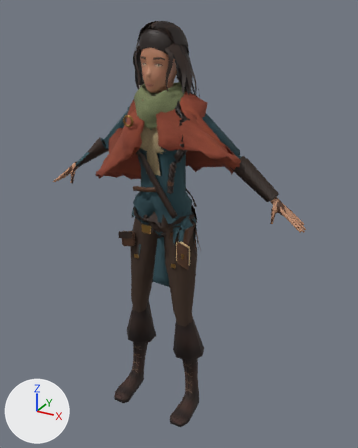
The glTF model public/models/ranger/daria-pass01.glb: old version first, new version second.
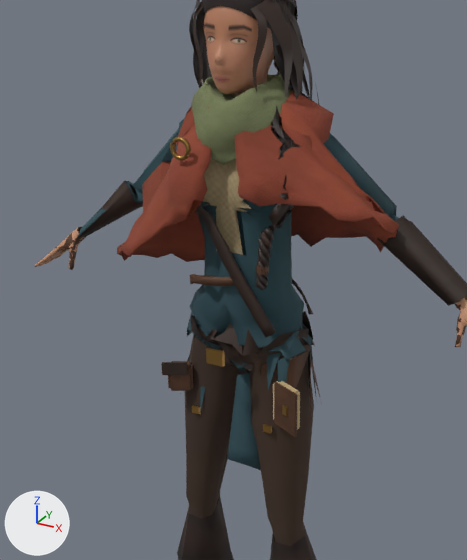
Each version appears first whole from a camera (50 mm lens) standing at (2.38, -4.01, 4.2) and looking at (0.13, 0.08, 2.15), and next in a close-up on the part from 10% to 77% of the width and 10% to 75% of the height. Every picture has the same lights, and +X, +Y and +Z are marked at lower left. The first two pictures are the older version. Vertices at exactly the same position are counted once.

In view in the first close-up: 'Daria hair pass01', 'Daria outfit pass01', 'human_female_body_default', 'human_female_head_default', 'human_female_medium_boots'.
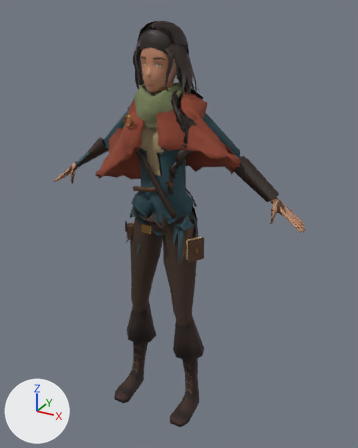
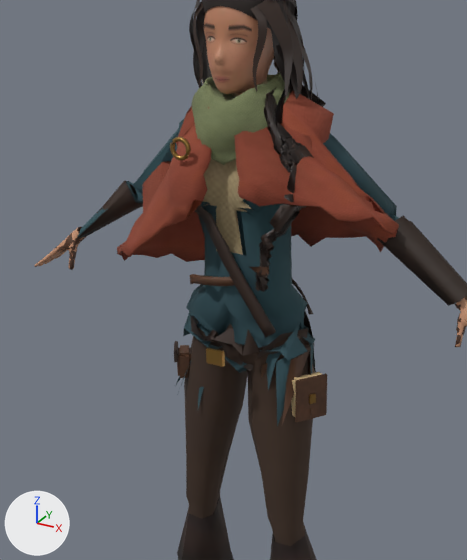
What differs and where, as boxes (x1, y1, x2, y2) in the close-ups (467 x 560 px; the box of a moved part takes in the faces that stretch with it):
'Daria hair pass01', reshaped
    before: (189, 0, 319, 290)
    after: (189, 0, 326, 292)
part 1 of me_daria_braid_strand_0, moved or reshaped
    before: (255, 85, 314, 290)
    after: (250, 79, 326, 292)
part 2 of me_daria_arrow_shaft_0, moved or reshaped
    before: (274, 382, 297, 437)
    after: (309, 394, 316, 404)
part 3 of me_daria_arrow_shaft_0, moved or reshaped
    before: (161, 362, 188, 375)
    after: (174, 341, 178, 362)
part 4 of me_daria_arrow_shaft_0, moved or reshaped
    before: (168, 361, 193, 391)
    after: (177, 345, 192, 378)
part 5 of me_daria_arrow_shaft_0, moved or reshaped
    before: (273, 381, 300, 430)
    after: (295, 373, 327, 422)
part 6 of me_daria_arrow_shaft_0, moved or reshaped
    before: (282, 405, 288, 416)
    after: (292, 372, 321, 417)
part 7 of me_daria_arrow_shaft_0, rebuilt
    before: (180, 339, 317, 411)
    after: (175, 340, 316, 426)
part 8 of me_daria_arrow_shaft_0, rebuilt
    before: (299, 327, 312, 347)
    after: (299, 328, 315, 346)
part 9 of me_daria_arrow_shaft_0, deleted (cyan)
    before: (227, 373, 261, 470)
part 10 of me_daria_arrow_shaft_0, deleted
    before: (263, 424, 272, 433)
part 11 of me_daria_arrow_shaft_0, deleted
    before: (192, 405, 201, 414)
part 12 of me_daria_arrow_shaft_0, moved or reshaped
    before: (187, 285, 307, 360)
    after: (183, 284, 309, 361)

Patch to the scene script:
```diff
--- a/public/models/ranger/daria-pass01.glb.py
+++ b/public/models/ranger/daria-pass01.glb.py
@@ me_daria_braid_strand_0 @@
 # used by ob_daria_hair_pass01; location = (0.0, 0.0, 0.0)
-me_daria_braid_strand_0.from_pydata(...)  # 2576 vertices, 3992 faces; spans x -0.293..0.407, y -0.299..0.29, z 2.607..4.081
+me_daria_braid_strand_0.from_pydata(...)  # 2576 vertices, 3992 faces; spans x -0.293..0.443, y -0.329..0.322, z 2.608..4.081
+# me_daria_braid_strand_0 part 1: 780 of 2576 vertices moved; they spanned x 0.14..0.407, y -0.299..0.282, z 2.607..3.516 and now span x 0.133..0.443, y -0.329..0.322, z 2.608..3.555; mean shift (0.02, -0.019, -0.002); largest move (0.236, -0.296, 2.732) -> (0.191, -0.317, 2.731)
 me_daria_braid_strand_0.materials.append(mat_daria_dark_brown_hair)
@@ me_daria_arrow_shaft_0 @@
 # used by ob_daria_outfit_pass01; location = (0.0, 0.0, 0.0)
-me_daria_arrow_shaft_0.from_pydata(...)  # 4379 vertices, 7646 faces; spans x -1.43..1.43, y -0.35..0.36, z 1.09..3.59
+me_daria_arrow_shaft_0.from_pydata(...)  # 4091 vertices, 7086 faces; spans x -1.43..1.43, y -0.35..0.33, z 1.09..3.59
+# me_daria_arrow_shaft_0 part 2: the loose piece of 32 vertices spanning x 0.26..0.43, y -0.28..-0.19, z 1.86..2.1 is scaled about its middle by (0.107, -0.335, 0.203), then moved by (0.07, 0.15, 0.01), in mat_daria_aged_brass_001
+# me_daria_arrow_shaft_0 part 3: the loose piece of 32 vertices spanning x -0.38..-0.25, y -0.28..-0.21, z 2.02..2.1 is turned -85.9 degrees about the z axis through its middle, then moved by (-0.09, 0.15, 0.02)
+# me_daria_arrow_shaft_0 part 4: the loose piece of 32 vertices spanning x -0.38..-0.24, y -0.26..-0.14, z 1.92..2.08 is turned -85.9 degrees about the z axis through its middle, then moved by (-0.06, 0.13, 0.02)
+# me_daria_arrow_shaft_0 part 5: the loose piece of 32 vertices spanning x 0.25..0.41, y -0.26..-0.14, z 1.87..2.09 is multiplied about its middle by the matrix ((0.463, -0.458, 0.0), (0.923, -0.296, 0.0), (0.0, 0.0, 1.131)), then moved by (0.08, 0.12, 0.01), in mat_daria_worn_leather_001
+# me_daria_arrow_shaft_0 part 6: the loose piece of 32 vertices spanning x 0.33..0.37, y -0.26..-0.24, z 1.95..2.0 is turned 83.1 degrees about the z axis through its middle and scaled by 4.52, then moved by (0.03, 0.19, 0.01), in mat_daria_map_pages
+# me_daria_arrow_shaft_0 part 7: the loose piece of 75 vertices spanning x -0.4..0.38, y -0.23..0.26, z 1.82..2.27 is rebuilt with 75 vertices and now spans x -0.41..0.38, y -0.24..0.27, z 1.82..2.28
+# me_daria_arrow_shaft_0 part 8: the loose piece of 6 vertices spanning x 0.23..0.35, y -0.06..0.13, z 2.17..2.31 is rebuilt with 6 vertices and now spans x 0.22..0.37, y -0.08..0.15, z 2.17..2.31
+# me_daria_arrow_shaft_0 part 9: the loose piece of 126 vertices spanning x 0.0..0.21, y -0.31..0.36, z 1.51..2.12 is deleted
+# me_daria_arrow_shaft_0 part 10: the loose piece of 32 vertices spanning x 0.19..0.24, y -0.21..-0.19, z 1.8..1.84 is deleted
+# me_daria_arrow_shaft_0 part 11: the loose piece of 32 vertices spanning x -0.25..-0.2, y -0.21..-0.19, z 1.8..1.84 is deleted
+# me_daria_arrow_shaft_0 part 12: 68 vertices moved from x -0.34..0.36, y -0.23..0.26, z 2.18..2.46 to x -0.36..0.37, y -0.25..0.27, z 2.17..2.47
+# other edits to the shape of me_daria_arrow_shaft_0 do not show in these pictures
 me_daria_arrow_shaft_0.materials.append(mat_daria_arrow_shafts)
```
